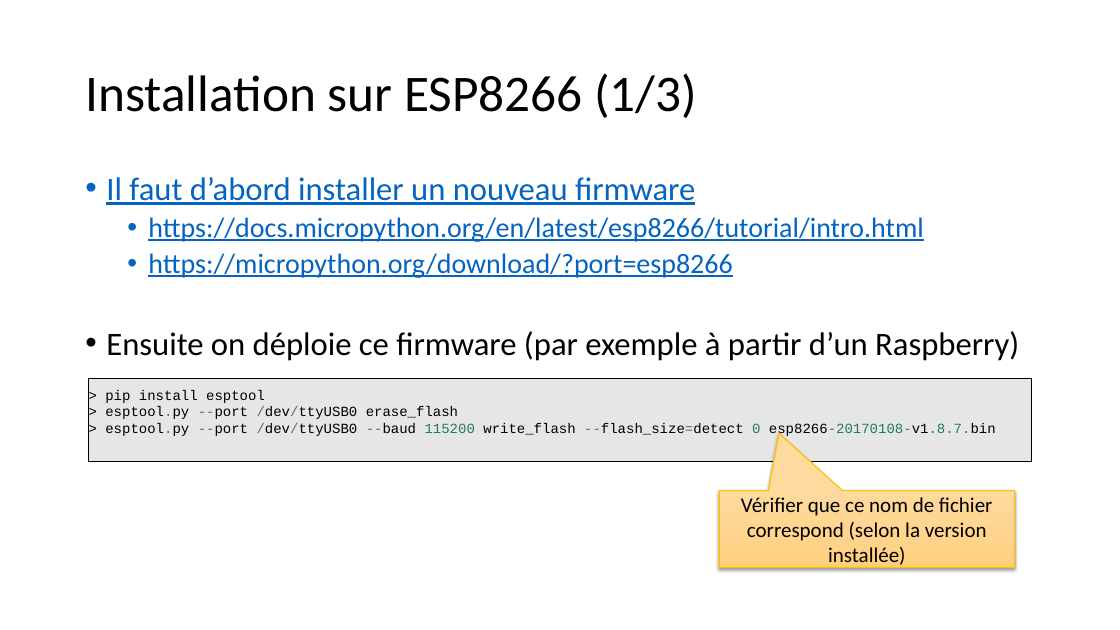
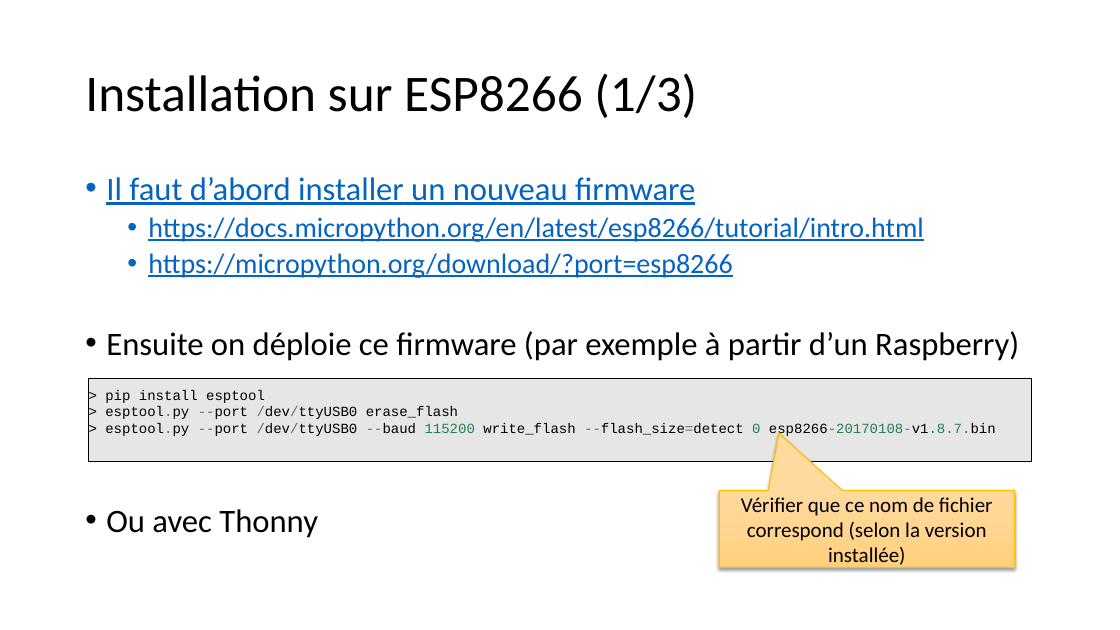
Before and after one commit to arnaudrco/CROUS-micro-python, a slide deck: slide 3 of microPython-2.pptx. Drawn at 1120x630 pixels with LibreOffice and Linux fonts; fonts in the diff are those of the drawing. Boxes give left, top, right and bottom in pixels: in the first picture for what was removed or moved away, otherwise in the second. Text is boxed around its words. In the diff, an @@ line names an element or a change of style, - is before the commit and + after.

```diff
--- a/microPython-2.pptx
+++ b/microPython-2.pptx
@@ text at (x1=106, y1=509, x2=318, y2=538): paragraph added @@
+• Ou avec Thonny
```
Also in this commit, not shown: 1 other slide changed.
